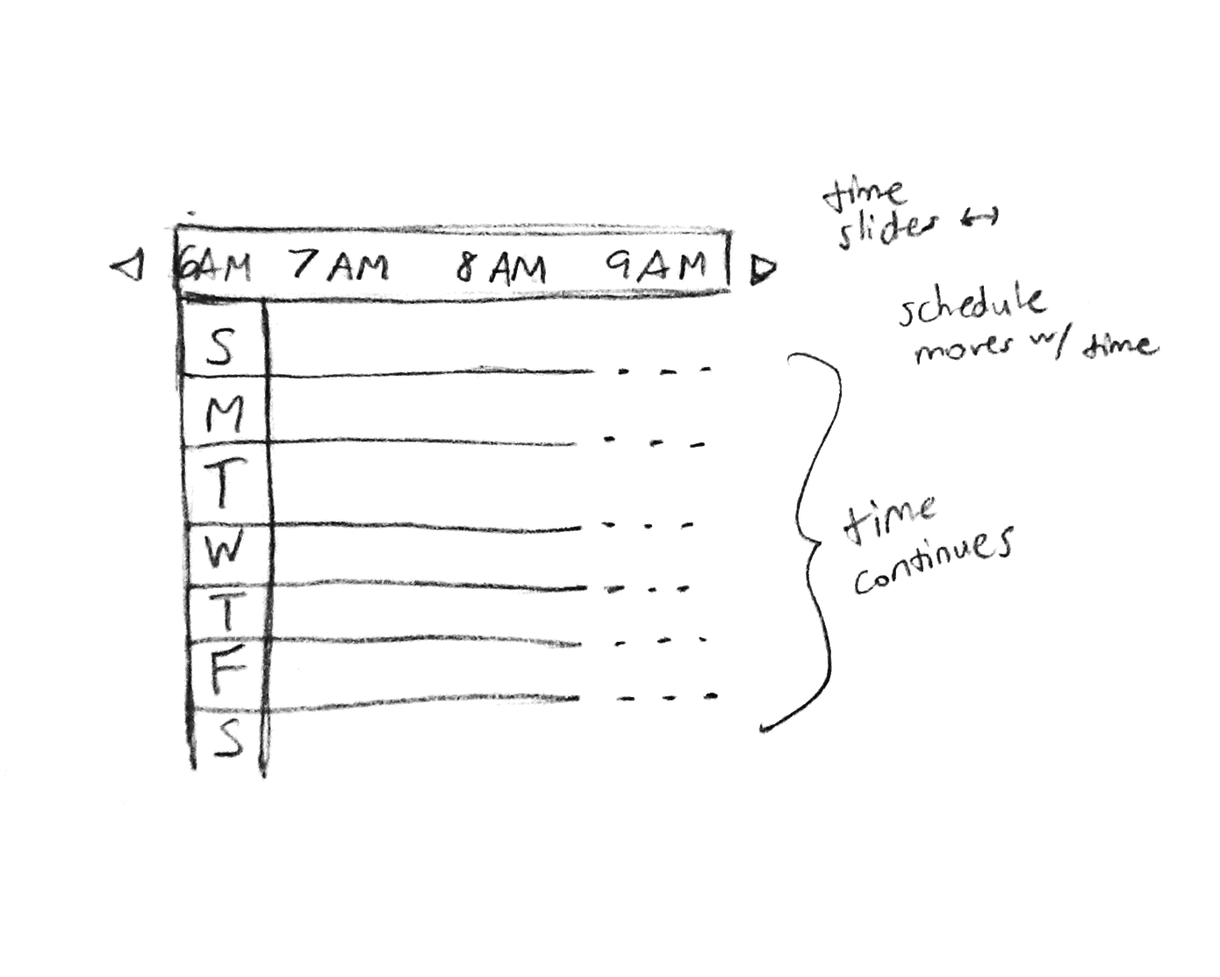
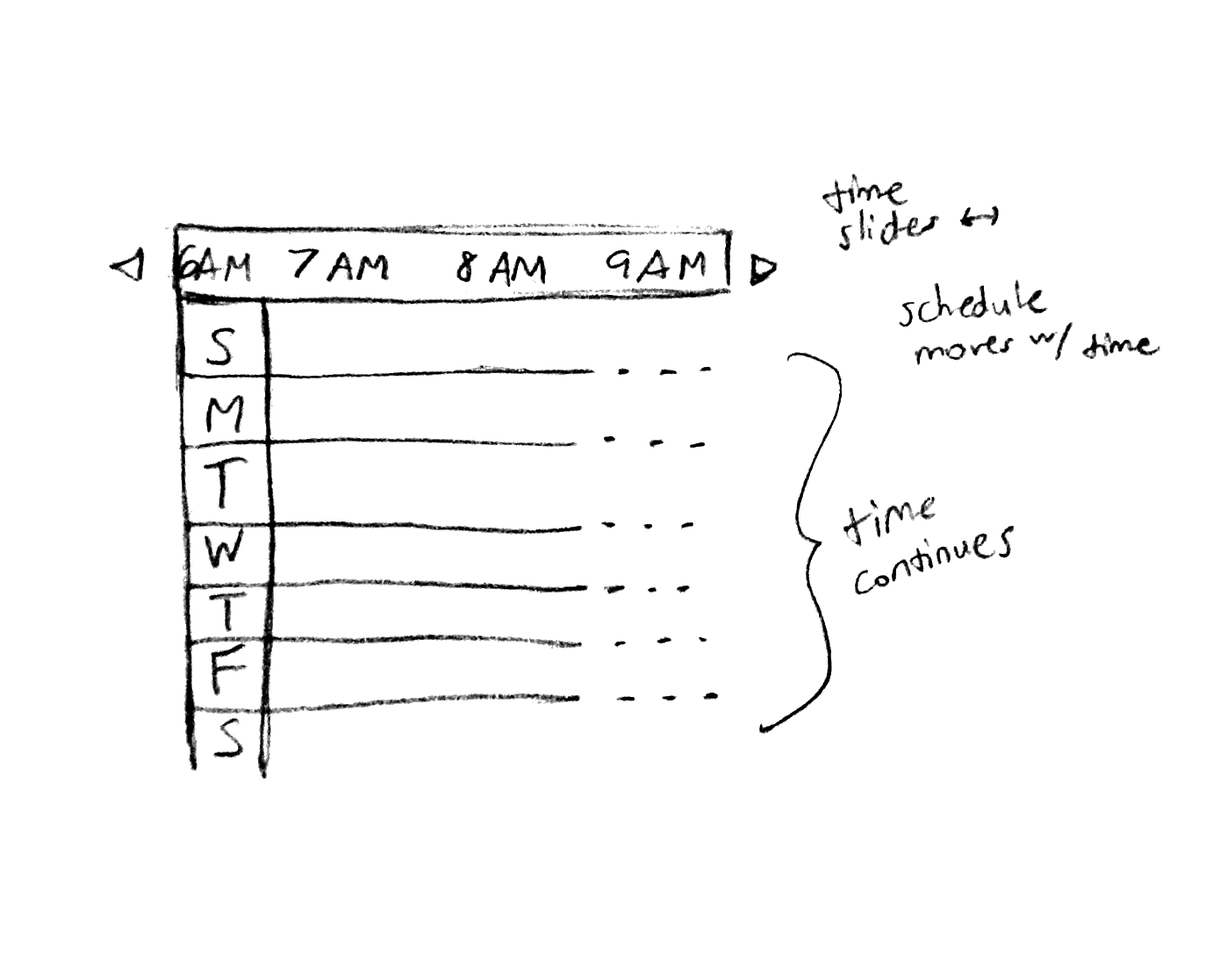
The second 1220x977 image is a revision of the first. Changes to its layers:
painted on "Curves 1", unmasked it over left=108, top=173, right=1161, bottom=780
removed layer "Layer 0" over left=2, top=107, right=1161, bottom=886
